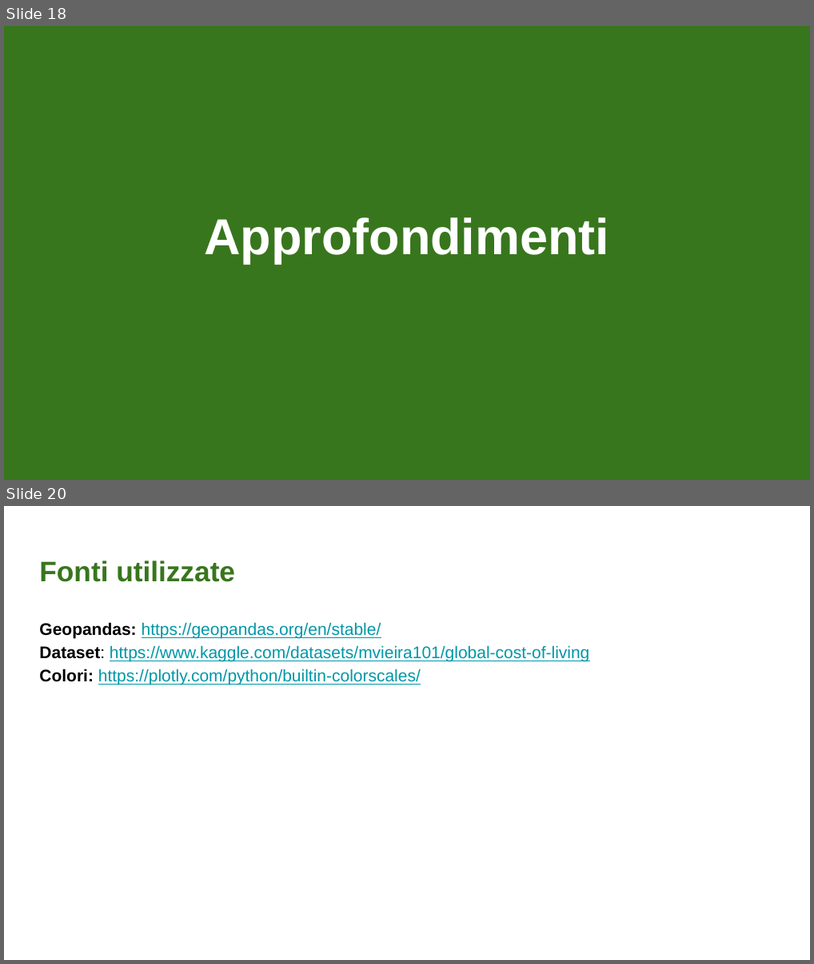
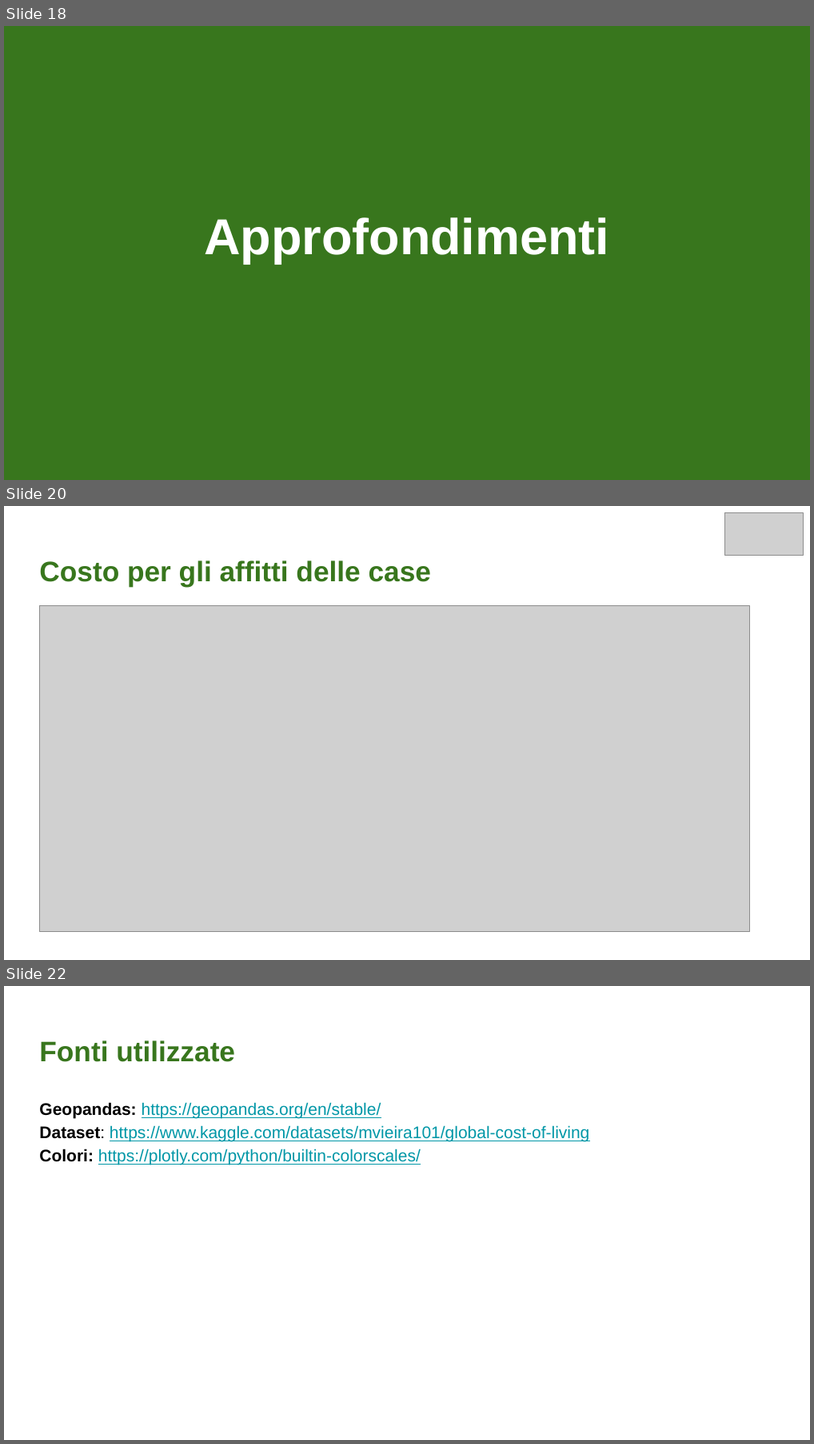
Before and after one commit to Rikysakke/cost-of-living, a slide deck: Cost of living.pptx. Shown one above the other, each under a label of ours: slides 18 and 20 before the commit, slides 18, 20 and 22 after it; the slides between them are not shown. The pictures are 814x964 and 814x1444 pixels, drawn with LibreOffice and Linux fonts; fonts in the diff are those of the drawing; grey boxes stand for pictures. Boxes give left, top, right and bottom in pixels: in the first picture for what was removed or moved away, otherwise in the second. Text is boxed around its words. In the diff, an @@ line names an element or a change of style, - is before the commit and + after.

```diff
--- a/Cost of living.pptx
+++ b/Cost of living.pptx
@@ slide 20 added at [4, 506, 810, 960], background #FFFFFF @@
@@ picture added at [726, 512, 804, 555] @@
@@ title added at [39, 560, 431, 586], 25.2 pt, text #38761D, bold @@
+Costo per gli affitti delle case
@@ picture added at [39, 606, 750, 931] @@
@@ what was slide 20 is now slide 22 @@
```
Also in this commit, not shown: 2 slides changed, 3 other slides added, 2 slides removed.
